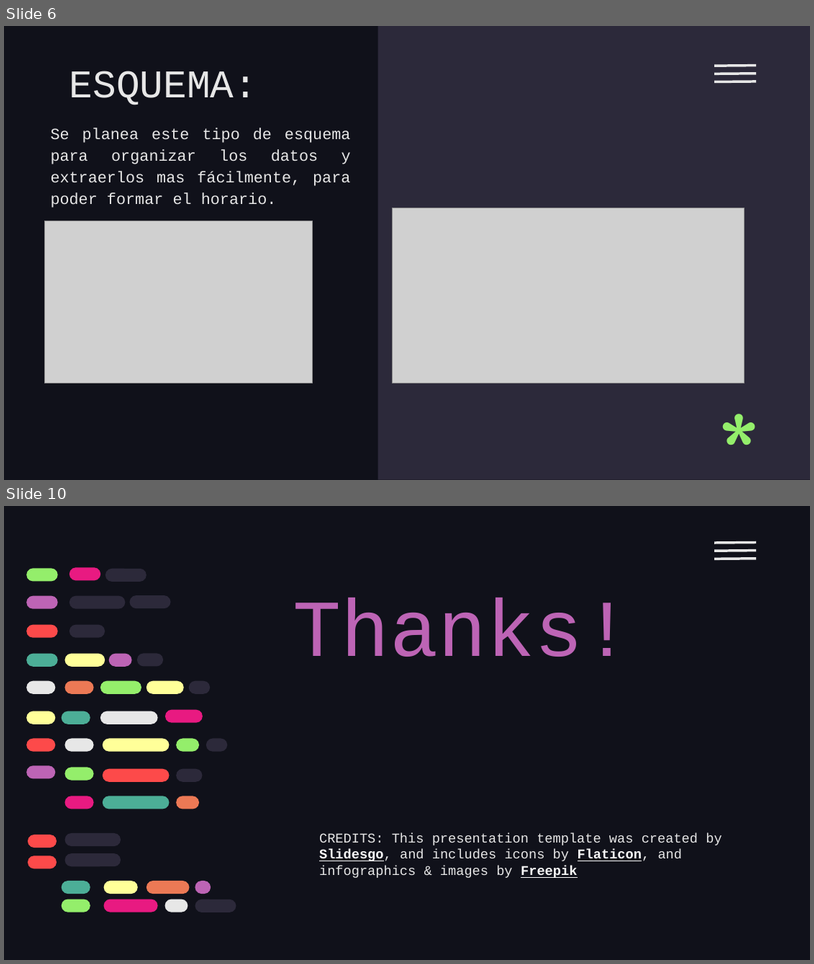
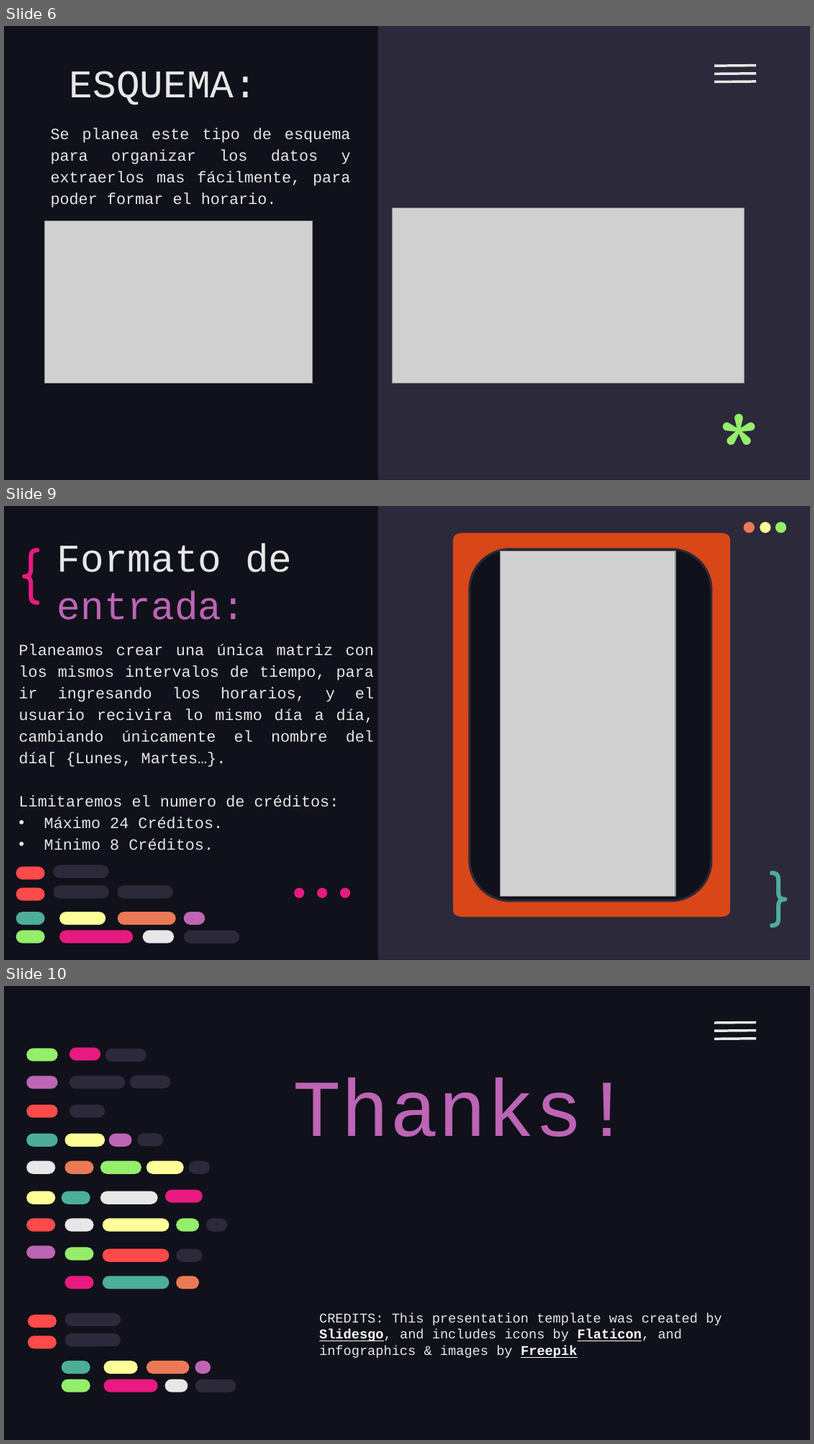
Before and after one commit to Jancarlos96/parcial-1, a slide deck: parcial 1.pptx. Shown one above the other, each under a label of ours: slides 6 and 10 before the commit, slides 6, 9 and 10 after it; the slides between them are not shown. The pictures are 814x964 and 814x1444 pixels, drawn with LibreOffice and Linux fonts; fonts in the diff are those of the drawing; grey boxes stand for pictures. Boxes give left, top, right and bottom in pixels: in the first picture for what was removed or moved away, otherwise in the second. Text is boxed around its words. In the diff, an @@ line names an element or a change of style, - is before the commit and + after.

```diff
--- a/parcial 1.pptx
+++ b/parcial 1.pptx
@@ slide 9 added at (4,506,810,960), background #10111A @@
@@ rectangle added at (378,506,810,959), fill #2C293A @@
@@ ellipse added at (744,522,756,533), fill #EC7955 @@
@@ ellipse added at (761,522,772,533), fill #FFFF99 @@
@@ ellipse added at (776,522,787,533), fill #94EE6B @@
@@ text added at (11,528,73,605), 50 pt, text #E81A81 @@
+{
@@ title added at (57,543,292,620), 35 pt, text #E7E7E7 @@
+Formato de entrada:
@@ freeform shape added at (453,533,730,916), fill #D94618 @@
@@ rounded rectangle added at (470,548,712,901), fill #10111A, outline #2C293A 2 pt @@
@@ picture added at (501,551,676,896) @@
@@ freeform shape added at (469,585,616,865), fill #4CAE97 @@
@@ subtitle added at (19,644,374,850), 14 pt, text #E7E7E7 @@
+Planeamos crear una única matriz con los mismos intervalos de tiempo, para ir ingresando los horarios, y el usuario recivira lo mismo día a día, cambiando únicamente el nombre del día[ {Lunes, Martes…}.
+Limitaremos el numero de créditos:
+• Máximo 24 Créditos.
+• Mínimo 8 Créditos.
@@ text added at (255,868,382,916), 50 pt, text #E81A81 @@
+...
@@ text added at (761,860,808,926), 50 pt, text #4CAE97 @@
+}
@@ group added at (16,865,239,943): 13 rounded rectangles @@
@@ freeform shape added at (560,890,629,907), fill #D94618 @@
```
Also in this commit, not shown: 2 other slides added, 3 slides removed, 1 other file.
